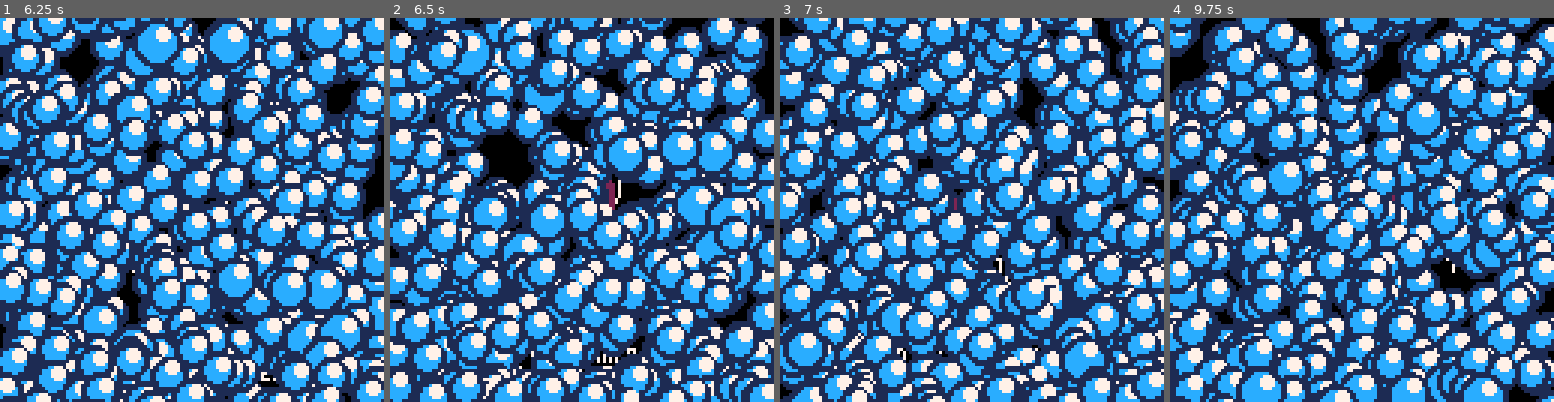
Above: before the commit, frames 1-4 (left to right).
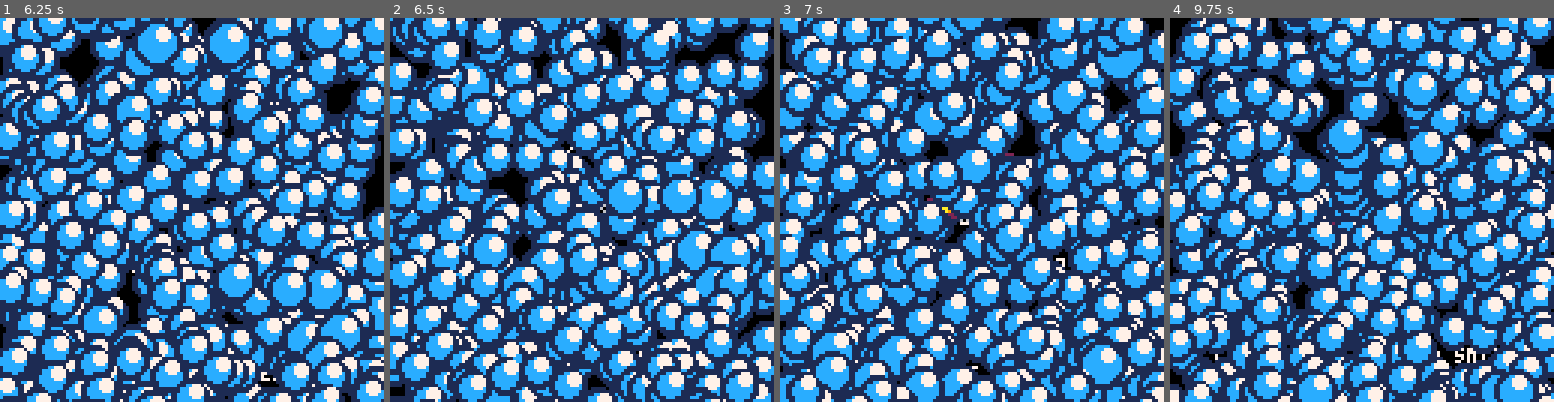
Above: after the commit, the same moments.

Repository: dumbanode/Bubble-Fantasy-7
Game: PICO-8 cartridge ggj2025.p8
Two runs of this game, one before a commit and one after it. Both use one fixed random seed, a clock stepped at 60 frames per second and the inputs below.
Inputs:
- Up to frame 1 (6.25 s): tap X (X key) at 0.33, 1.07, 1.85, 2.97, 4.08, 5.2 s; tap O (Z key) at 0.7, 1.7, 2.1, 2.5, 2.9, 3.3, 3.7, 4.1, 4.5, 4.9, 5.3, 5.7, 6.1 s; hold Right 1.6-2.1 s; hold Up 2.15-2.42 s; hold Right 2.47-3.03 s; hold Left 3.08-3.58 s; hold Down 3.63-3.97 s; hold Right 4.02-4.68 s; hold Up 4.73-5.03 s; hold Left 5.08-5.68 s; hold Down 5.73-6.03 s; hold Right from 6.08 s (still down)
- Up to frame 2 (6.5 s): keep holding Right; tap X (X key) at 6.32 s
- Up to frame 3 (7 s): tap O (Z key) at 6.5, 6.9 s; release Right at 6.58 s; hold Right from 6.63 s (still down)
- Up to frame 4 (9.75 s): release Right at 7.13 s; hold Up 7.18-7.45 s; tap O (Z key) every 0.4 s from 7.3 to 9.7 s; tap X (X key) at 7.43, 8.55, 9.67 s; hold Right 7.5-8.07 s; hold Left 8.12-8.62 s; hold Down 8.67-9 s; hold Right 9.05-9.72 s

Frame 1 is identical in both runs. In frame 2, 64% of the frame differs, in the area x 0-100%, y 0-100%; in frame 3, 64%; in frame 4, 65%.

Commit message:
Added gravity to bubbles

Diff:
--- a/ggj2025.p8
+++ b/ggj2025.p8
@@ -1068,17 +1068,6 @@
 part_clr=5
 dash_clr=12
 
-
-
-function setup_particles_b()
-	parts={}
-	dash_parts={}
-
-	for i=0,num_parts do
-		spawn_particle(true)
-	end
-end
-
 function spawn_particle(
 	init, x, y, table, clr, life,
 	max_r
@@ -1237,6 +1226,7 @@
 	curr_life=0,
 	lifetime=100,
 	clr=1,
+	gravity=1,
 
 	update=function(self)
 		-- update current life
@@ -1248,7 +1238,8 @@
 	end,
 
 	update_move=function(self)
-		self.pos.y-=self.speed
+		self.pos.y+=
+			(self.speed*self.gravity)
 	end,
 
 	max_bound=138,
@@ -1309,6 +1300,7 @@
 	curr_time=0,
 	one_shot_timeout=15,
 	taper=false,
+	gravity=1,
 
 	init=function(self)
 		amount=self.part_config.init_amount
@@ -1421,7 +1413,7 @@
 })
 
 ---------------------
-bubble_part=obj:new({
+bubble_part=part:new({
 	dim={
 		w=0,
 		h=0,
@@ -1431,14 +1423,16 @@
 	curr_life=0,
 	lifetime=100,
 	clr=1,
+	gravity=-1,
 
 	update=function(self)
 		-- update current life
 		self.curr_life+=1
 
 		-- move up
-		self.pos.y-=
-			self.speed
+		--self.pos.y-=
+			--self.speed
+		self:update_move()
 
 		-- check if should remove
 		result=self:check_remove()
@@ -1506,7 +1500,8 @@
 	parts_per_frame=125,
 	one_shot_timeout=25,
 	part_to_use=bubble_part,
-	taper=true
+	taper=true,
+	gravity=-1
 })
 -->8
 -- enemies
